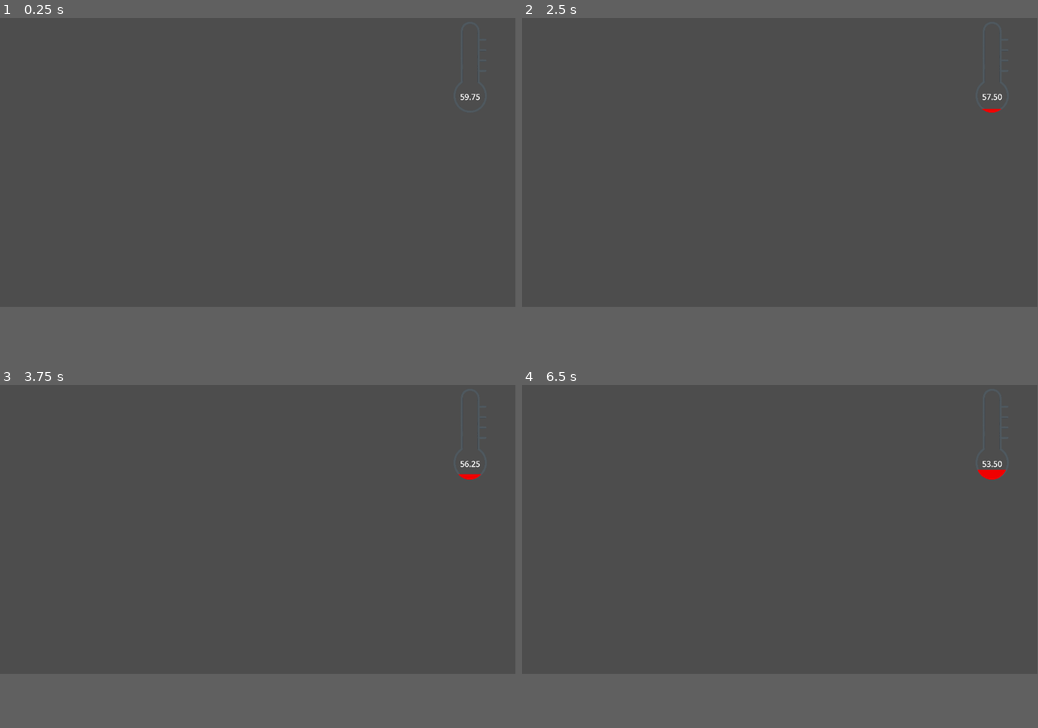
Above: before the commit, frames 1-4 (two rows, left to right).
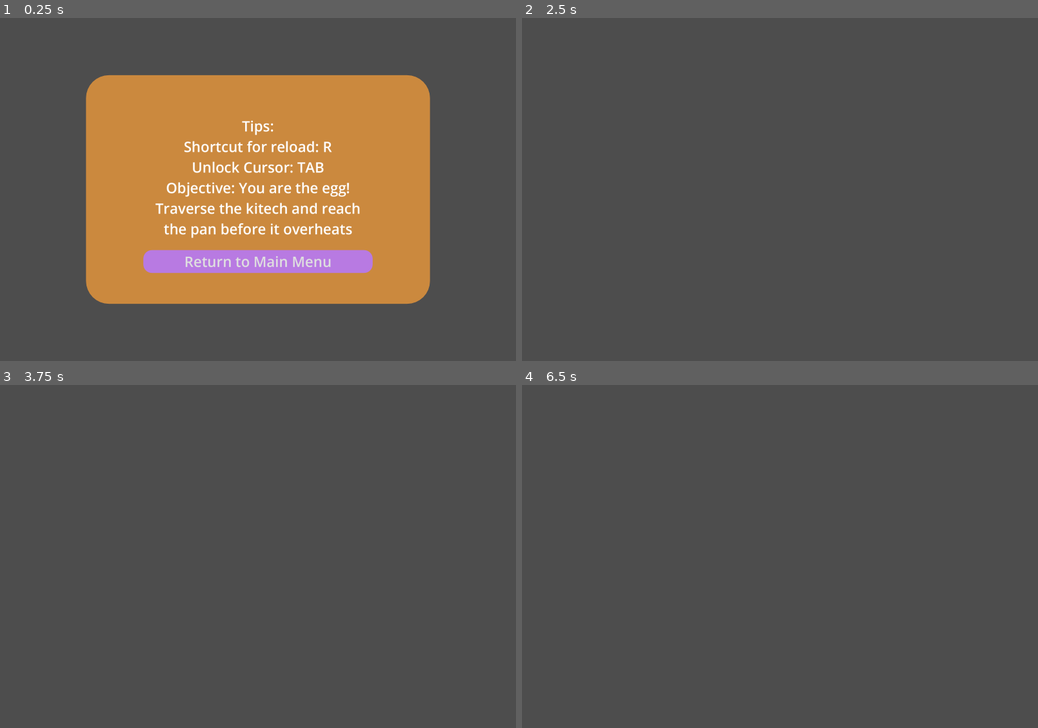
Above: after the commit, the same moments.

Repository: yhu631/Game-Gam
Game: Godot game, scene res://how_to_menu.tscn
The game is run twice, just before and just after one commit, with the same random seed, the same clock (stepped at 60 frames per second) and the same inputs. Before the commit the project starts from res://TimerUI.tscn.
Inputs (mouse positions are in pixels of both pictures, inside the frame that each line leads up to):
- Up to frame 1 (0.25 s): no input
- Up to frame 2 (2.5 s): click (780, 223) at 0.5 s, where only the run after the commit has a clickable "Return to Main Menu"; tap Enter at 2 s
- Up to frame 3 (3.75 s): tap Space at 3.5 s
- Up to frame 4 (6.5 s): tap Enter at 4.25, 5.75 s; tap Space at 5 s
The window is 799x449 before the commit and 800x533 after it. Grey fills any space a smaller window leaves; there, only what the larger window draws over its background counts as a difference.

The runs differ from the first frame. In frame 1, 44% of the frame differs, in the area x 16-93%, y 16-84%; in frame 2, less than 0.1%; in frame 3, less than 0.1%; in frame 4, 0.2%.

Commit message:
test how-to-menu

Diff:
--- /dev/null
+++ b/experimental/how-to-menu.gd
@@ -0,0 +1,11 @@
+# extend the Button itself
+extends Button
+
+func _ready() -> void:
+	# connect to yourself
+	pressed.connect(_on_pressed)
+
+func _on_pressed() -> void:
+	# hide the parent overlay
+	get_parent().get_parent().get_parent().hide()
+	# (or emit a signal back up to the overlay)
--- /dev/null
+++ b/experimental/how_to_menu.tscn
@@ -0,0 +1,88 @@
+[gd_scene load_steps=7 format=3 uid="uid://qhv2re27q01p"]
+
+[ext_resource type="Script" uid="uid://q2f4gbkc1vdf" path="res://how-to-menu.gd" id="1_hf2qh"]
+
+[sub_resource type="StyleBoxFlat" id="StyleBoxFlat_eig4a"]
+bg_color = Color(0.794713, 0.537874, 0.242472, 1)
+corner_radius_top_left = 80
+corner_radius_top_right = 80
+corner_radius_bottom_right = 80
+corner_radius_bottom_left = 80
+
+[sub_resource type="LabelSettings" id="LabelSettings_hf2qh"]
+font_size = 50
+
+[sub_resource type="StyleBoxFlat" id="StyleBoxFlat_r07dv"]
+corner_radius_top_left = 30
+corner_radius_top_right = 30
+corner_radius_bottom_right = 30
+corner_radius_bottom_left = 30
+
+[sub_resource type="StyleBoxFlat" id="StyleBoxFlat_jbqrs"]
+corner_radius_top_left = 30
+corner_radius_top_right = 30
+corner_radius_bottom_right = 30
+corner_radius_bottom_left = 30
+
+[sub_resource type="StyleBoxFlat" id="StyleBoxFlat_jcb5b"]
+bg_color = Color(0.719916, 0.476804, 0.886289, 1)
+corner_radius_top_left = 30
+corner_radius_top_right = 30
+corner_radius_bottom_right = 30
+corner_radius_bottom_left = 30
+
+[node name="How-To-Menu" type="Control"]
+layout_mode = 3
+anchors_preset = 15
+anchor_right = 1.0
+anchor_bottom = 1.0
+grow_horizontal = 2
+grow_vertical = 2
+
+[node name="CanvasLayer" type="CanvasLayer" parent="."]
+
+[node name="Panel" type="Panel" parent="CanvasLayer"]
+anchors_preset = 15
+anchor_right = 1.0
+anchor_bottom = 1.0
+offset_left = 300.0
+offset_top = 200.0
+offset_right = -300.0
+offset_bottom = -200.0
+grow_horizontal = 2
+grow_vertical = 2
+theme_override_styles/panel = SubResource("StyleBoxFlat_eig4a")
+
+[node name="VBoxContainer" type="VBoxContainer" parent="CanvasLayer/Panel"]
+custom_minimum_size = Vector2(800, 600)
+layout_mode = 0
+offset_left = 200.0
+offset_top = 100.0
+offset_right = 1000.0
+offset_bottom = 700.0
+alignment = 1
+
+[node name="Label" type="Label" parent="CanvasLayer/Panel/VBoxContainer"]
+custom_minimum_size = Vector2(800, 500)
+layout_mode = 2
+text = "Tips:
+Shortcut for reload: R
+Unlock Cursor: TAB
+Objective: You are the egg! Traverse the kitech and reach the pan before it overheats"
+label_settings = SubResource("LabelSettings_hf2qh")
+horizontal_alignment = 1
+vertical_alignment = 1
+autowrap_mode = 3
+justification_flags = 162
+
+[node name="Button" type="Button" parent="CanvasLayer/Panel/VBoxContainer"]
+custom_minimum_size = Vector2(800, 80)
+layout_mode = 2
+theme_override_font_sizes/font_size = 50
+theme_override_styles/hover = SubResource("StyleBoxFlat_r07dv")
+theme_override_styles/pressed = SubResource("StyleBoxFlat_jbqrs")
+theme_override_styles/normal = SubResource("StyleBoxFlat_jcb5b")
+text = "Return to Main Menu"
+script = ExtResource("1_hf2qh")
+
+[connection signal="pressed" from="CanvasLayer/Panel/VBoxContainer/Button" to="CanvasLayer/Panel/VBoxContainer/Button" method="_on_close_pressed"]
--- a/experimental/project.godot
+++ b/experimental/project.godot
@@ -11,6 +11,11 @@
 [application]
 
 config/name="Experimental"
-run/main_scene="uid://cgkot2351yxi3"
+run/main_scene="uid://qhv2re27q01p"
 config/features=PackedStringArray("4.4", "Forward Plus")
 config/icon="res://icon.svg"
+
+[display]
+
+window/size/viewport_width=1800
+window/size/viewport_height=1200
Not shown, added: experimental/how-to-menu.gd.uid
